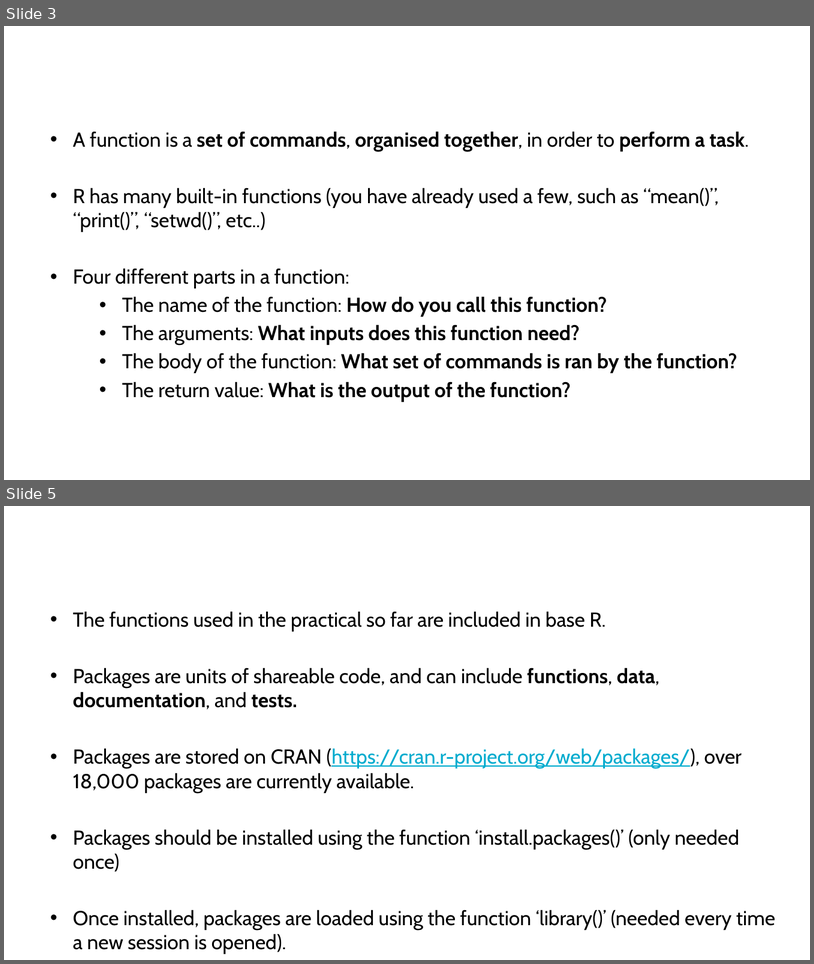
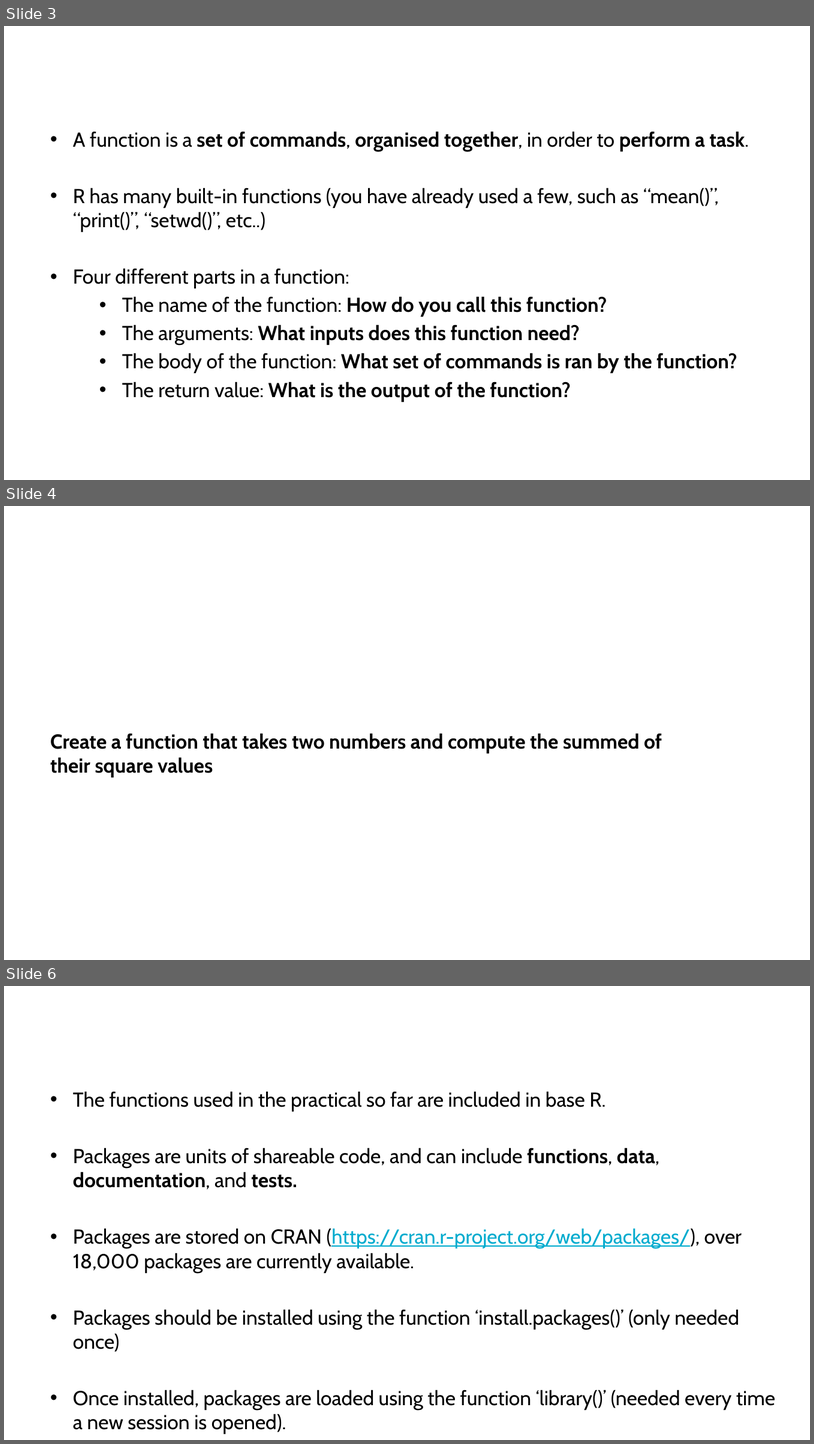
Before and after one commit to alxsrobert/intro_to_R_2022, a slide deck: session_2/SLIDES_introduction_to_R_2.pptx. Shown one above the other, each under a label of ours: slides 3 and 5 before the commit, slides 3, 4 and 6 after it; the slides between them are not shown. The pictures are 814x964 and 814x1444 pixels, drawn with LibreOffice and Linux fonts; fonts in the diff are those of the drawing; background and template pictures are left out. Boxes give left, top, right and bottom in pixels: in the first picture for what was removed or moved away, otherwise in the second. Text is boxed around its words. In the diff, an @@ line names an element or a change of style, - is before the commit and + after.

Commit message:
Add slides on R functions and dplyr commands

```diff
--- a/session_2/SLIDES_introduction_to_R_2.pptx
+++ b/session_2/SLIDES_introduction_to_R_2.pptx
@@ slide 4 added at bbox=[4, 506, 810, 960], background picture (left out) @@
@@ title added at bbox=[45, 525, 672, 566], 32 pt, text #FFFFFF @@
+Functions (example)
@@ text added at bbox=[50, 733, 662, 777], 24 pt, text #000000, bold @@
+Create a function that takes two numbers and compute the summed of their square values
@@ what was slide 5 is now slide 6 @@
```
Also in this commit, not shown: 3 slides changed.
